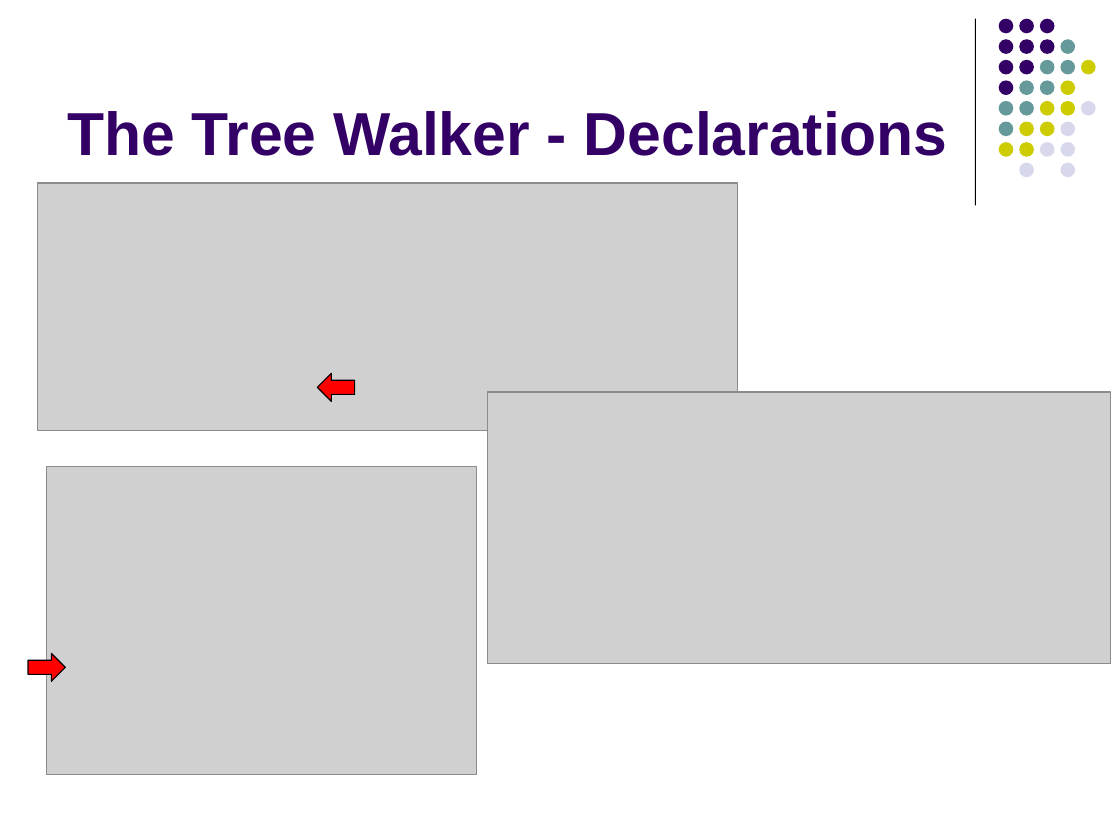
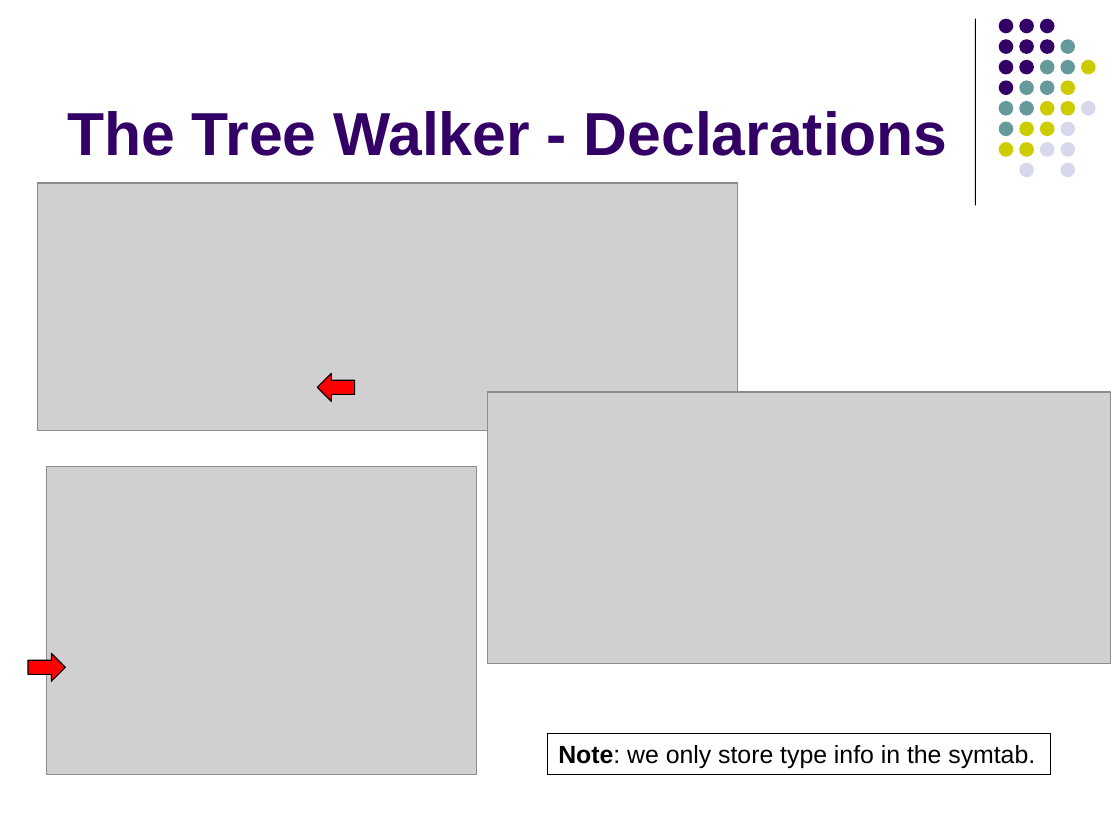
Before and after one commit to lutzhamel/CSC402, a slide deck: slide 37 of notes/csc402-ln018.pptx. Drawn at 1120x840 pixels with LibreOffice and Linux fonts; fonts in the diff are those of the drawing; grey boxes stand for pictures. Boxes give left, top, right and bottom in pixels: in the first picture for what was removed or moved away, otherwise in the second. Text is boxed around its words. In the diff, an @@ line names an element or a change of style, - is before the commit and + after.

```diff
--- a/notes/csc402-ln018.pptx
+++ b/notes/csc402-ln018.pptx
@@ rectangle added at [548, 734, 1052, 775], outline #000000 0.75 pt, 16 pt, text #000000 @@
+Note: we only store type info in the symtab.
```
Also in this commit, not shown: 3 other slides changed, 1 other file.
